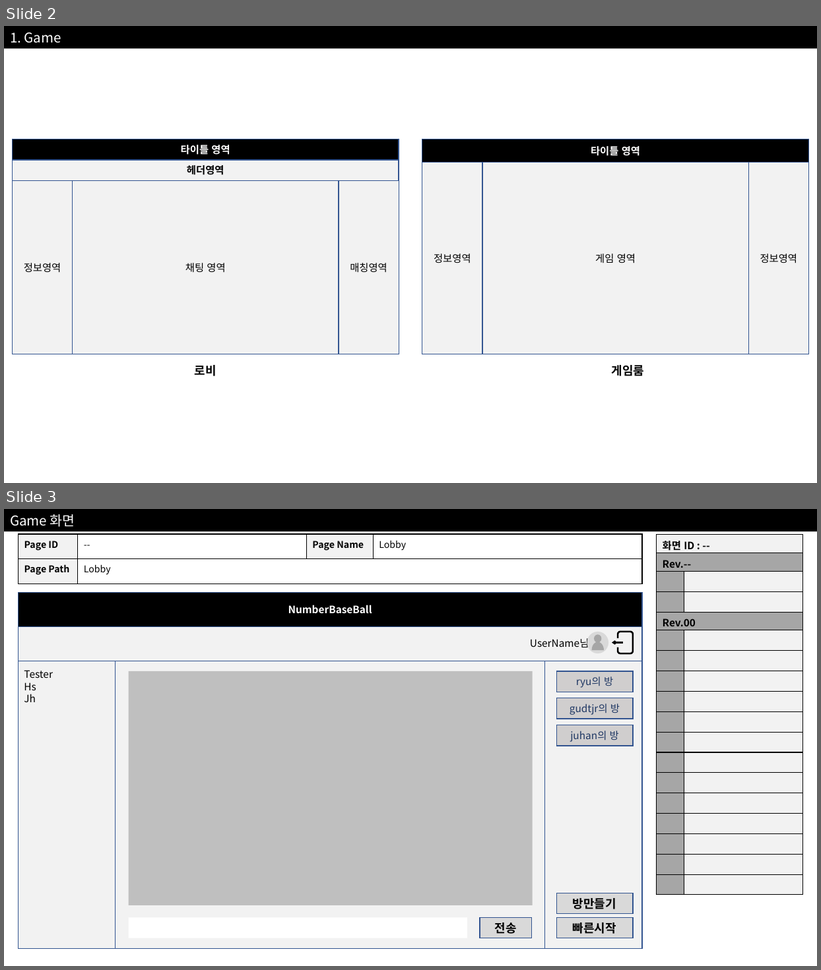
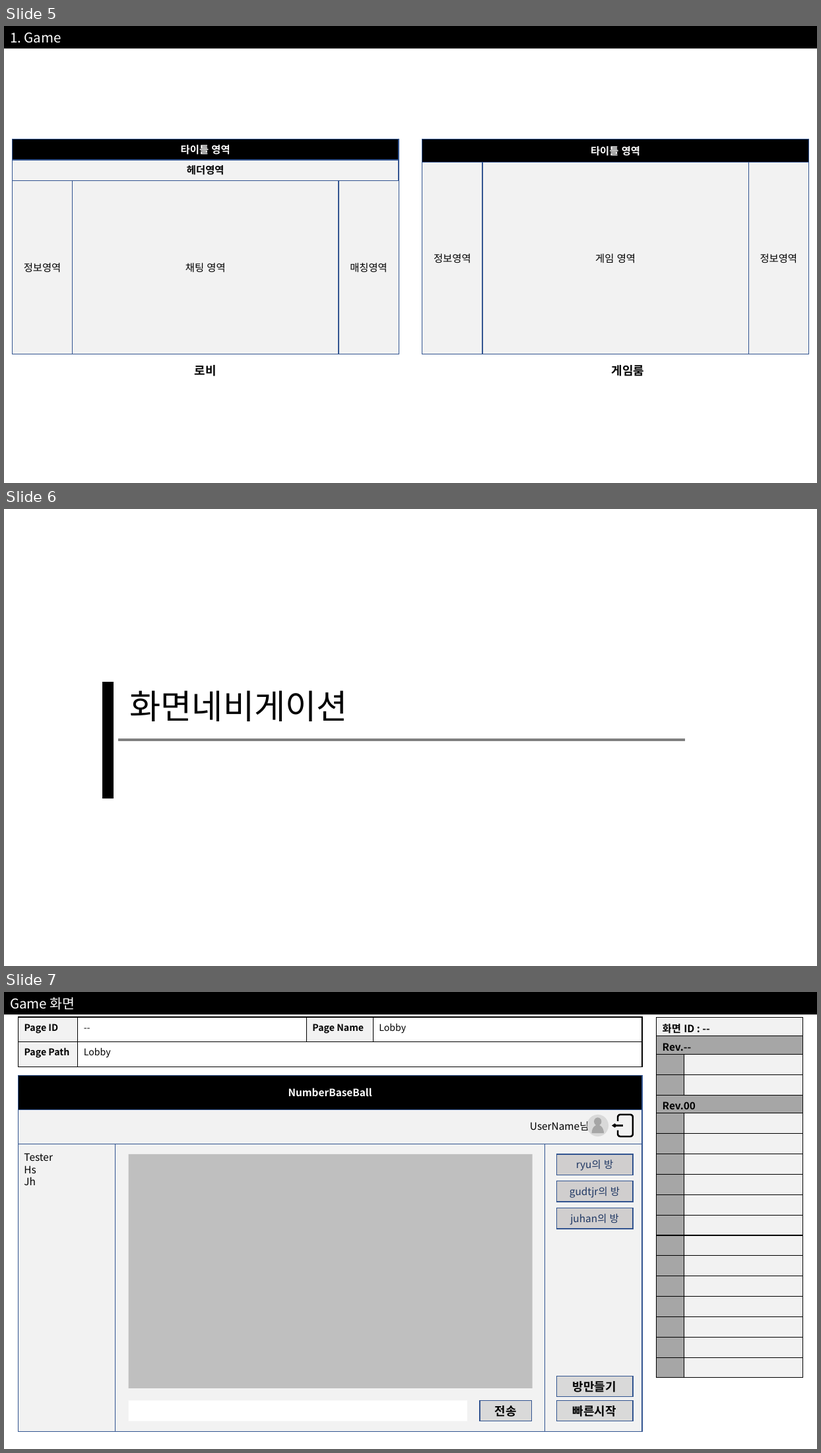
Before and after one commit to Juhan324/JHS-NumberBaseball-with-REST, a slide deck: 웹UI설게서.pptx. Shown one above the other, each under a label of ours: slides 2 and 3 before the commit, slides 5, 6 and 7 after it. The pictures are 821x970 and 821x1453 pixels, drawn with LibreOffice and Linux fonts; fonts in the diff are those of the drawing. Boxes give left, top, right and bottom in pixels: in the first picture for what was removed or moved away, otherwise in the second. Text is boxed around its words. In the diff, an @@ line names an element or a change of style, - is before the commit and + after.

```diff
--- a/웹UI설게서.pptx
+++ b/웹UI설게서.pptx
@@ slide 6 added at box(4, 509, 817, 966), background #FFFFFF @@
@@ rectangle added at box(104, 683, 113, 798), fill #000000, outline #000000 2 pt @@
@@ text added at box(130, 691, 348, 722), 40 pt, text #000000 @@
+화면네비게이션
@@ line added from (118, 740) to (685, 740), #808080 3 pt @@
@@ what was slide 2 is now slide 5 @@
@@ what was slide 3 is now slide 7 @@
```
Also in this commit, not shown: 3 other slides added.
